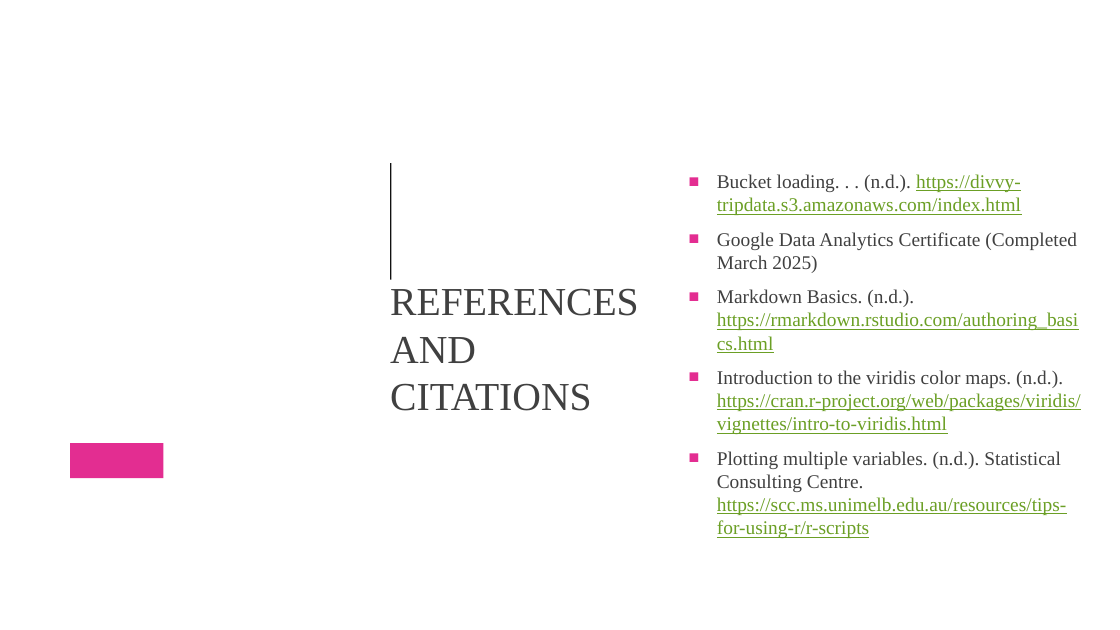
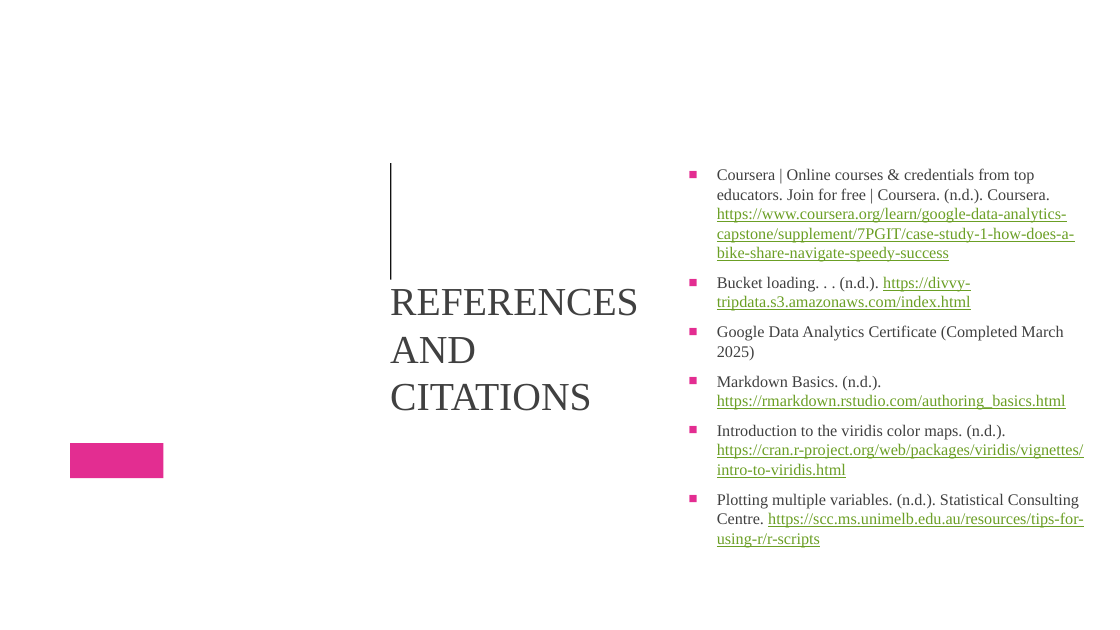
Before and after one commit to MuhammadOwais766/Google_Case_Study, a slide deck: slide 17 of Case_Study_Presentation.pptx. Drawn at 1120x630 pixels with LibreOffice and Linux fonts; fonts in the diff are those of the drawing. Boxes give left, top, right and bottom in pixels: in the first picture for what was removed or moved away, otherwise in the second. Text is boxed around its words. In the diff, an @@ line names an element or a change of style, - is before the commit and + after.

Commit message:
Final_Commit (Updated citation)

```diff
--- a/Case_Study_Presentation.pptx
+++ b/Case_Study_Presentation.pptx
@@ text at (717, 188, 1074, 262): paragraph added @@
+■ Coursera | Online courses & credentials from top educators. Join for free | Coursera. (n.d.). Coursera. https://www.coursera.org/learn/google-data-analytics-capstone/supplement/7PGIT/case-study-1-how-does-a-bike-share-navigate-speedy-success
@@ text at (717, 276, 1084, 548): size 16.6 to 13.9 pt in "Bucket loading. . . (n.d.). https://divvy-tripdata.s3.amazon ...", "Google Data Analytics Certificate (Completed March 2025)", "Markdown Basics. (n.d.). https://rmarkdown.rstudio.com/autho ...", "Introduction to the viridis color maps. (n.d.). ..." and 1 more places @@
```
